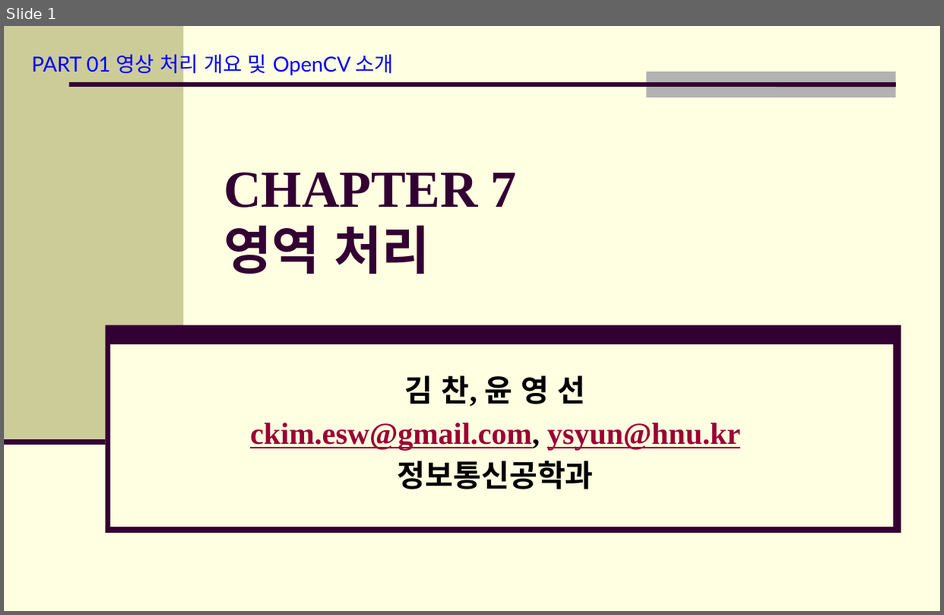
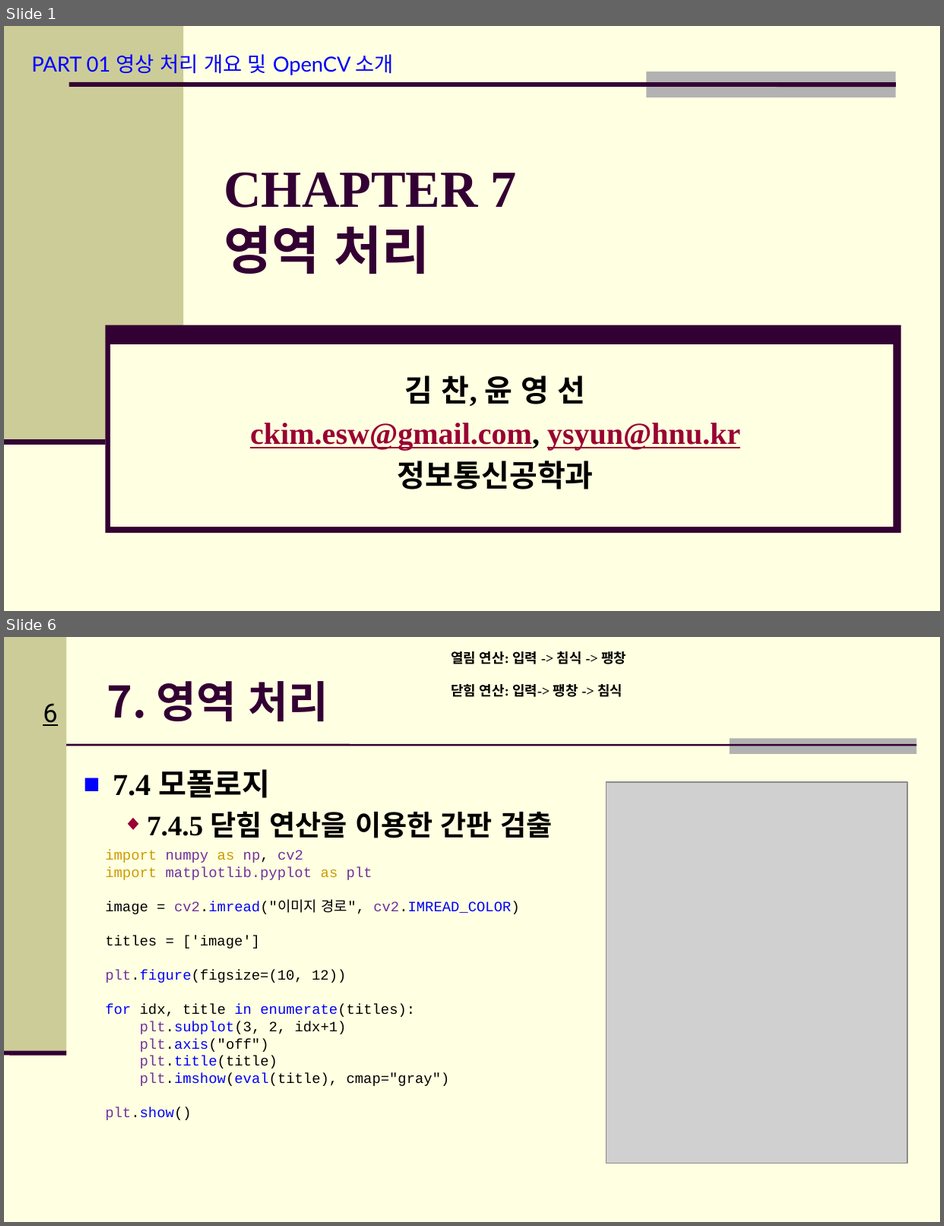
Before and after one commit to Hitbee-dev/OpenCV-Python, a slide deck: 2022-11-29/documents/CH_07 영역 처리 & CH_08 기하학 처리.pptx. Shown one above the other, each under a label of ours: slide 1 before the commit, slides 1 and 6 after it; the slides between them are not shown. The pictures are 944x615 and 944x1226 pixels, drawn with LibreOffice and Linux fonts; fonts in the diff are those of the drawing; grey boxes stand for pictures; background and template pictures are left out. Boxes give left, top, right and bottom in pixels: in the first picture for what was removed or moved away, otherwise in the second. Text is boxed around its words. In the diff, an @@ line names an element or a change of style, - is before the commit and + after.

```diff
--- a/2022-11-29/documents/CH_07 영역 처리 & CH_08 기하학 처리.pptx
+++ b/2022-11-29/documents/CH_07 영역 처리 & CH_08 기하학 처리.pptx
@@ slide 6 added at (4, 637, 940, 1222), background #FFFFE1 @@
@@ rectangle added at (4, 637, 67, 1053), fill #CCCC99 @@
@@ text added at (451, 651, 626, 697), 10.5 pt, text #000000, bold @@
+열림 연산: 입력 -> 침식 -> 팽창
+닫힘 연산: 입력-> 팽창 -> 침식
@@ title added at (107, 681, 329, 721), 33.3 pt, text #330033, bold @@
+7. 영역 처리
@@ page number added at (43, 703, 57, 726), 20 pt, text #000000, underline @@
+6
@@ line added from (67, 745) to (917, 745), #330033 1.5 pt @@
@@ rectangle added at (730, 738, 917, 754), fill #B2B2B2 @@
@@ text added at (113, 769, 552, 838), 21.7 pt, text #000000, bold @@
+■ 7.4 모폴로지
+  ◆ 7.4.5 닫힘 연산을 이용한 간판 검출
@@ picture added at (606, 782, 908, 1163) @@
@@ text added at (105, 850, 520, 1120), 11 pt, text #000000 @@
+import numpy as np, cv2
+import matplotlib.pyplot as plt
+image = cv2.imread("이미지 경로", cv2.IMREAD_COLOR)
+titles = ['image']
+plt.figure(figsize=(10, 12))
+for idx, title in enumerate(titles):
+plt.subplot(3, 2, idx+1)
+plt.axis("off")
+plt.title(title)
+plt.imshow(eval(title), cmap="gray")
+plt.show()
@@ line added from (4, 1053) to (67, 1053), #330033 3.5 pt @@
```
Also in this commit, not shown: 1 slide changed, 12 other slides added, 3 other files.
